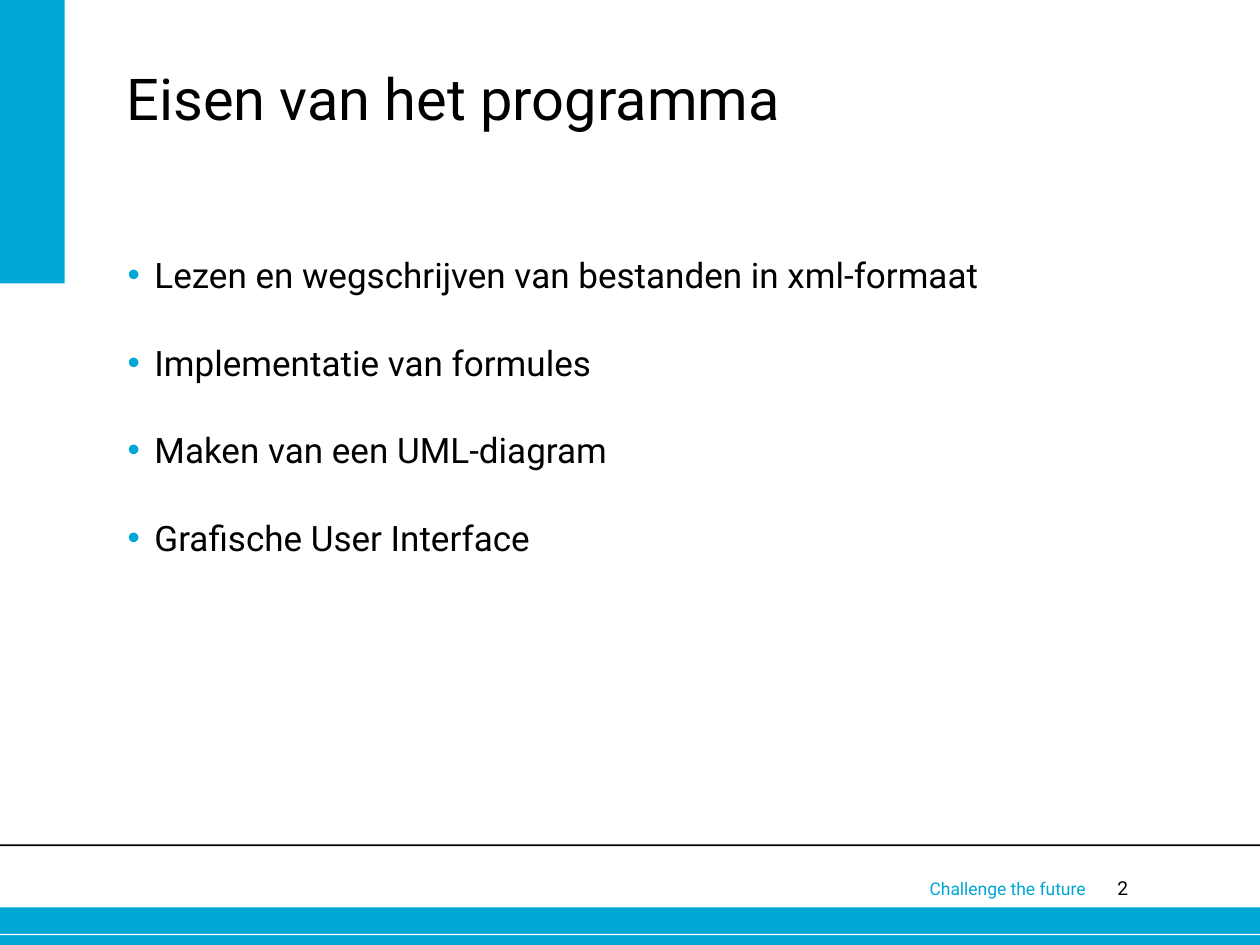
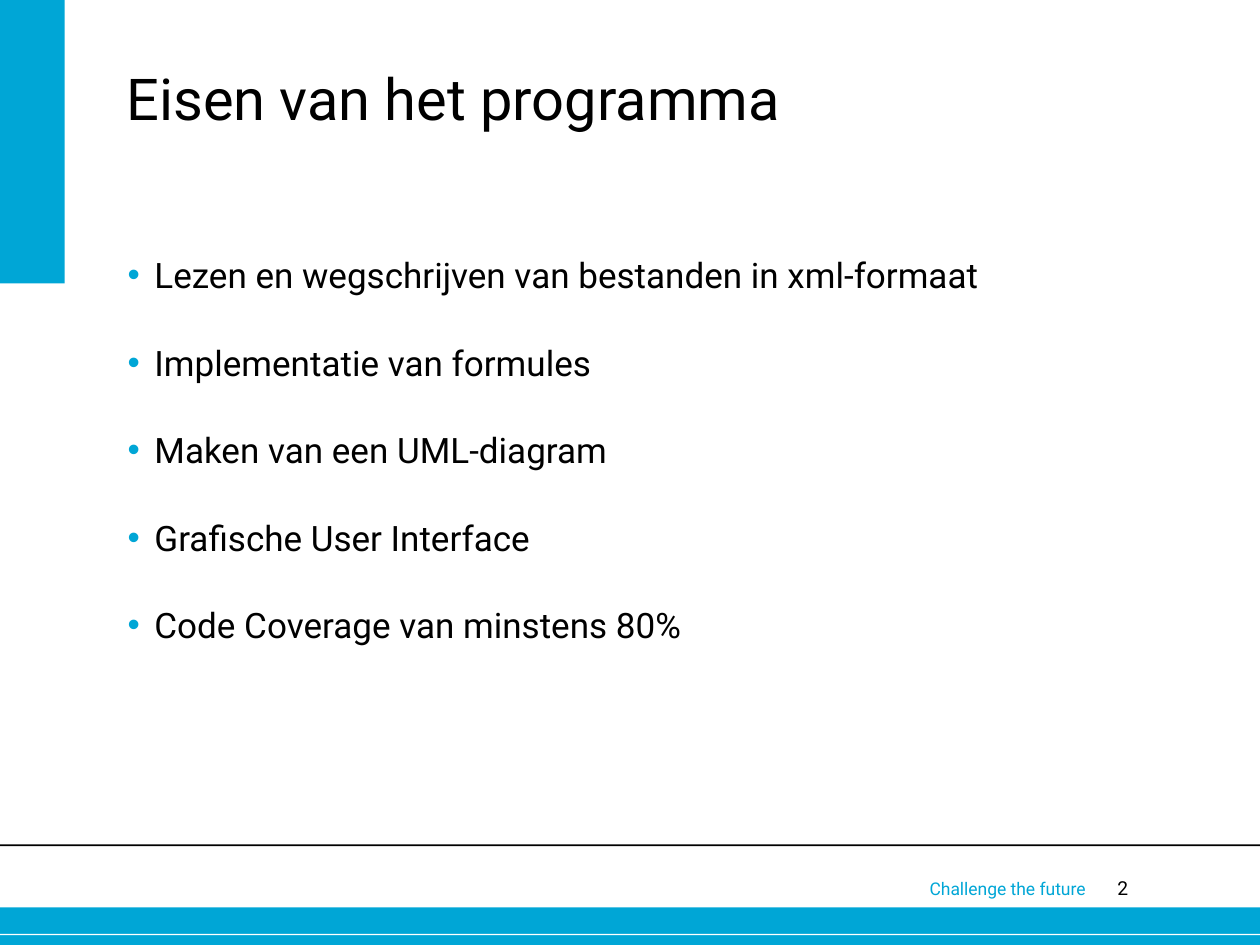
Before and after one commit to foresterre/Spreadsheet, a slide deck: slide 2 of Documents/OOP project presentatie.pptx. Drawn at 1260x945 pixels with LibreOffice and Linux fonts; fonts in the diff are those of the drawing; background and template pictures are left out. Boxes give left, top, right and bottom in pixels: in the first picture for what was removed or moved away, otherwise in the second. Text is boxed around its words. In the diff, an @@ line names an element or a change of style, - is before the commit and + after.

```diff
--- a/Documents/OOP project presentatie.pptx
+++ b/Documents/OOP project presentatie.pptx
@@ text at (154, 611, 681, 646): paragraph added @@
+• Code Coverage van minstens 80%
```
Also in this commit, not shown: 1 slide added, 1 other file.
